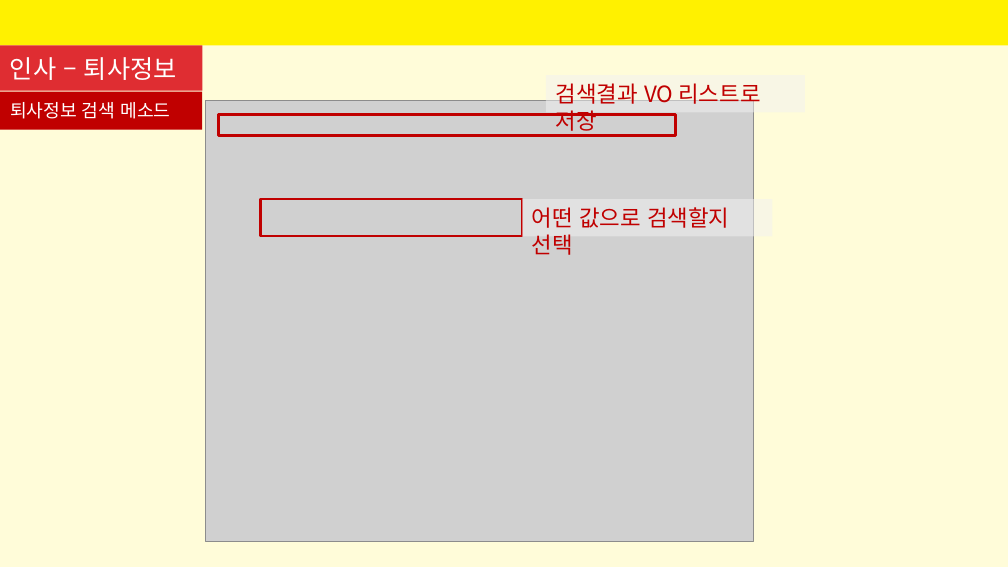
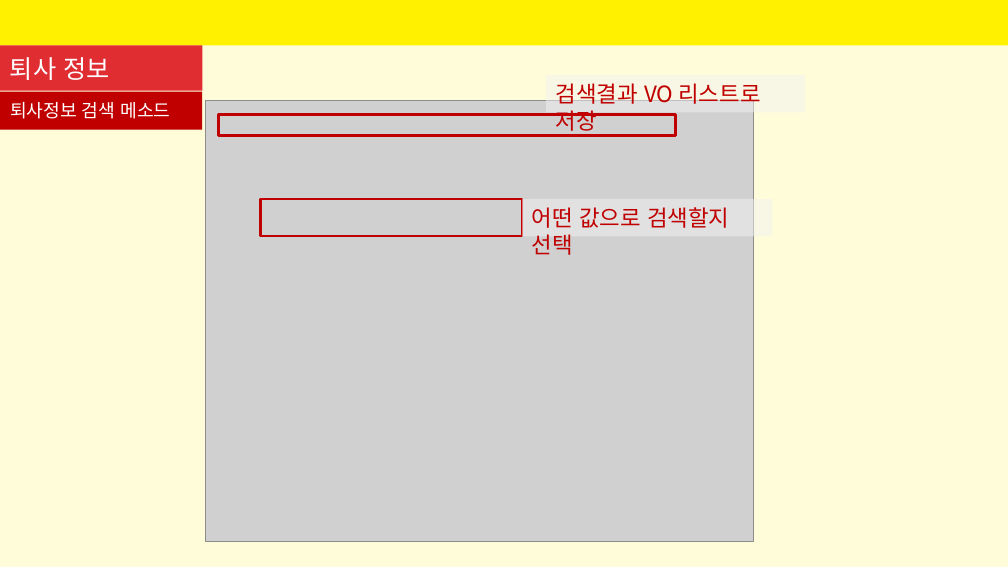
Before and after one commit to SeyoungKim30/HRmanagingApp, a slide deck: slide 40 of 인사프로그램-김세영.pptx (slide 36 before the commit). Drawn at 1008x567 pixels with LibreOffice and Linux fonts; fonts in the diff are those of the drawing; grey boxes stand for pictures. Boxes give left, top, right and bottom in pixels: in the first picture for what was removed or moved away, otherwise in the second. Text is boxed around its words. In the diff, an @@ line names an element or a change of style, - is before the commit and + after.

```diff
--- a/인사프로그램-김세영.pptx
+++ b/인사프로그램-김세영.pptx
@@ title at (x1=10, y1=57, x2=109, y2=80): text changed @@
-인사 – 퇴사정보
+퇴사 정보
```
Also in this commit, not shown: 14 other slides changed, 4 slides added, 18 other files.
